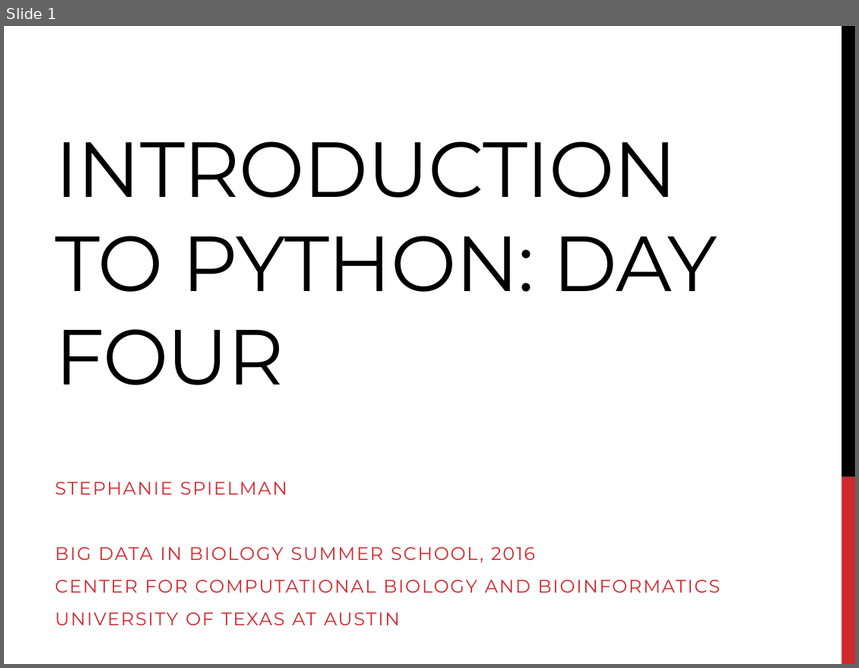
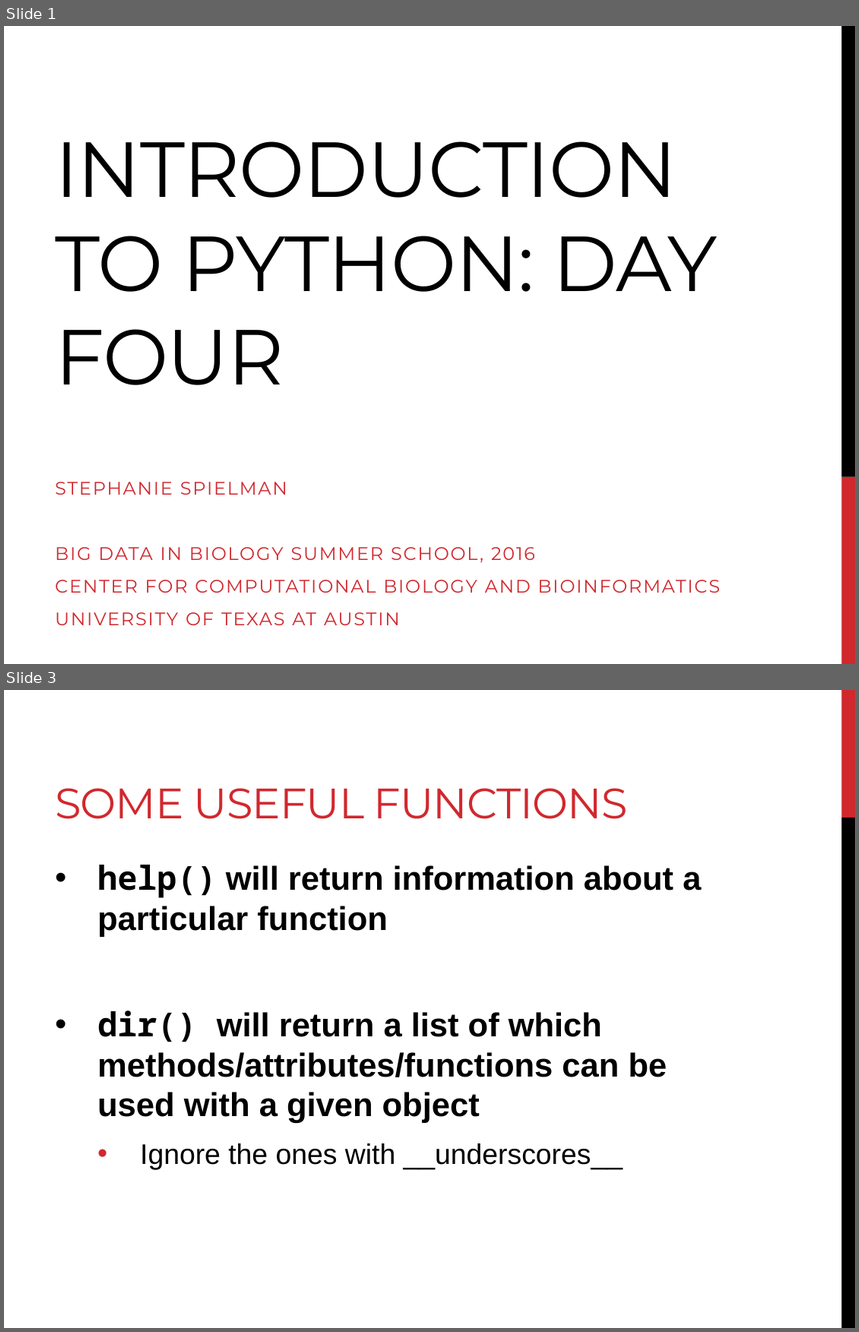
Before and after one commit to sjspielman/bdib2016_python, a slide deck: files/day4_materials/slides_day4.pptx. Shown one above the other, each under a label of ours: slide 1 before the commit, slides 1 and 3 after it; the slides between them are not shown. The pictures are 859x668 and 859x1332 pixels, drawn with LibreOffice and Linux fonts; fonts in the diff are those of the drawing. Boxes give left, top, right and bottom in pixels: in the first picture for what was removed or moved away, otherwise in the second. Text is boxed around its words. In the diff, an @@ line names an element or a change of style, - is before the commit and + after.

```diff
--- a/files/day4_materials/slides_day4.pptx
+++ b/files/day4_materials/slides_day4.pptx
@@ slide 3 added at bbox=[4, 690, 855, 1328], background #FFFFFF @@
@@ rectangle added at bbox=[842, 690, 855, 818], fill #D1282E @@
@@ title added at bbox=[55, 788, 628, 819], 36 pt, text #D1282E @@
+SOME USEFUL FUNCTIONS
@@ rectangle added at bbox=[842, 818, 855, 1328], fill #000000 @@
@@ text added at bbox=[97, 865, 701, 1170], 28 pt, text #000000, bold @@
+• help() will return information about a particular function
+• dir() will return a list of which methods/attributes/functions can be used with a given object
+  • Ignore the ones with __underscores__
```
Also in this commit, not shown: 14 other slides added, 23 other files.
